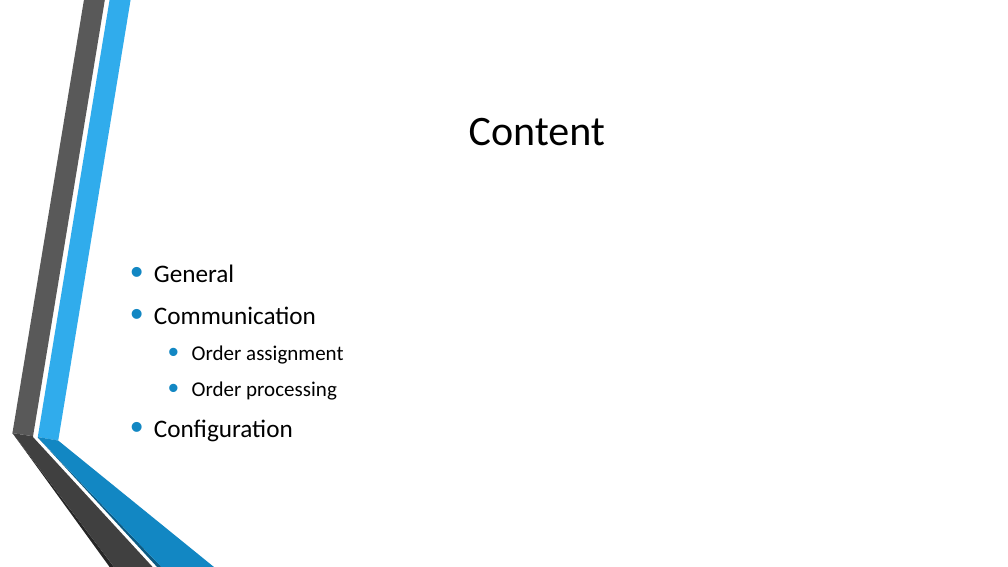
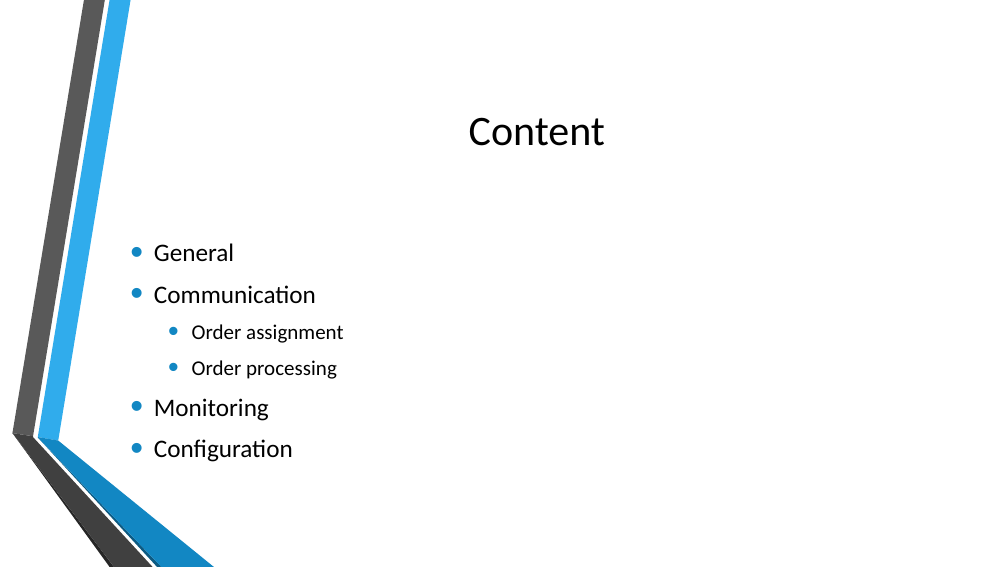
Before and after one commit to autarchprinceps/Multiagent-Warehouse, a slide deck: slide 2 of Documentation/Präsentation.pptx. Drawn at 1008x567 pixels with LibreOffice and Linux fonts; fonts in the diff are those of the drawing; background and template pictures are left out. Boxes give left, top, right and bottom in pixels: in the first picture for what was removed or moved away, otherwise in the second. Text is boxed around its words. In the diff, an @@ line names an element or a change of style, - is before the commit and + after.

```diff
--- a/Documentation/Präsentation.pptx
+++ b/Documentation/Präsentation.pptx
@@ text at [154,398,269,421]: paragraph added @@
+• Monitoring
```
Also in this commit, not shown: 3 other slides changed, 2 slides added, 3 other files.
